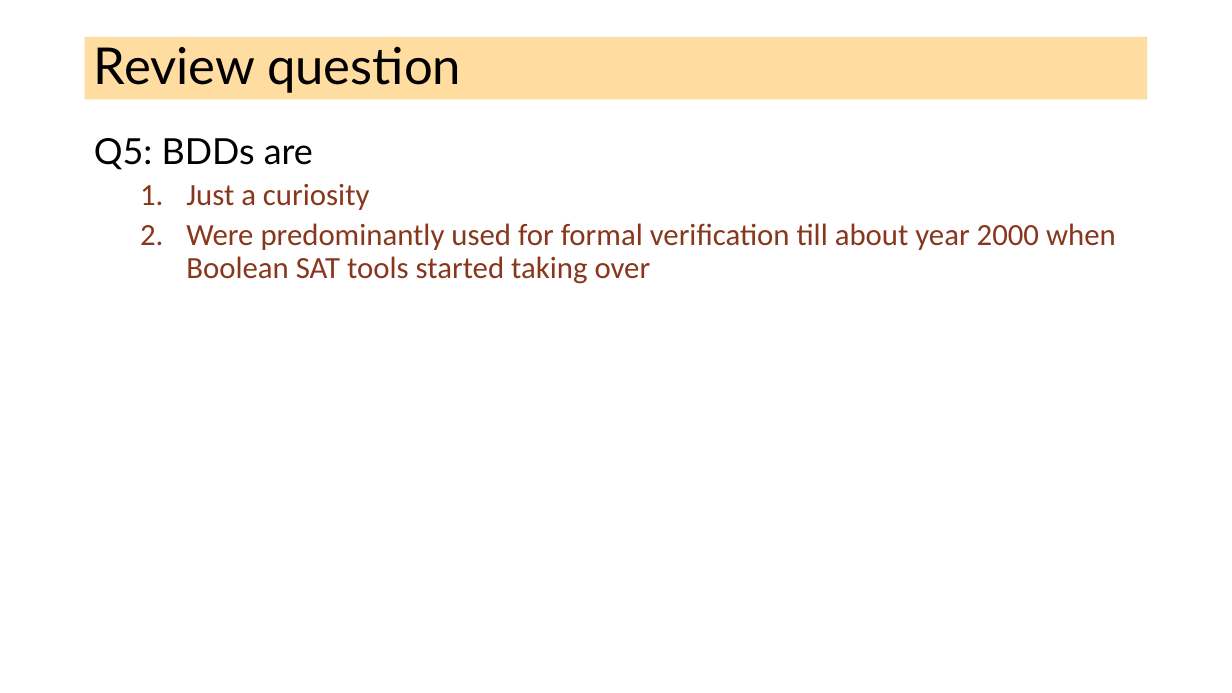
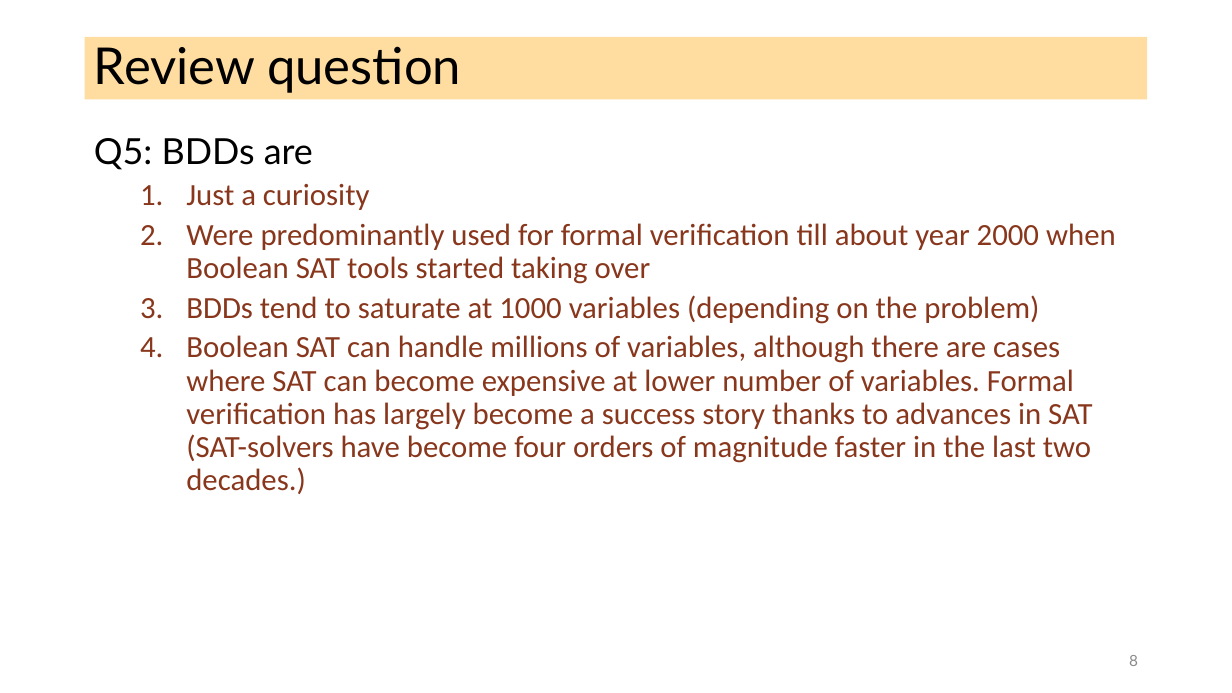
Before and after one commit to ganeshutah/cs6110s22, a slide deck: slide 8 of Lec7/Lec7.pptx. Drawn at 1232x693 pixels with LibreOffice and Linux fonts; fonts in the diff are those of the drawing. Boxes give left, top, right and bottom in pixels: in the first picture for what was removed or moved away, otherwise in the second. Text is boxed around its words. In the diff, an @@ line names an element or a change of style, - is before the commit and + after.

```diff
--- a/Lec7/Lec7.pptx
+++ b/Lec7/Lec7.pptx
@@ text at [186, 295, 1092, 494]: paragraphs added @@
+  3. BDDs tend to saturate at 1000 variables (depending on the problem)
+  4. Boolean SAT can handle millions of variables, although there are cases where SAT can become expensive at lower number of variables. Formal verification has largely become a success story thanks to advances in SAT (SAT-solvers have become four orders of magnitude faster in the last two decades.)
@@ page number added at [1129, 655, 1138, 666], 12 pt, text #8C8C8C @@
+8
```
Also in this commit, not shown: 24 other slides changed, 2 other files.
